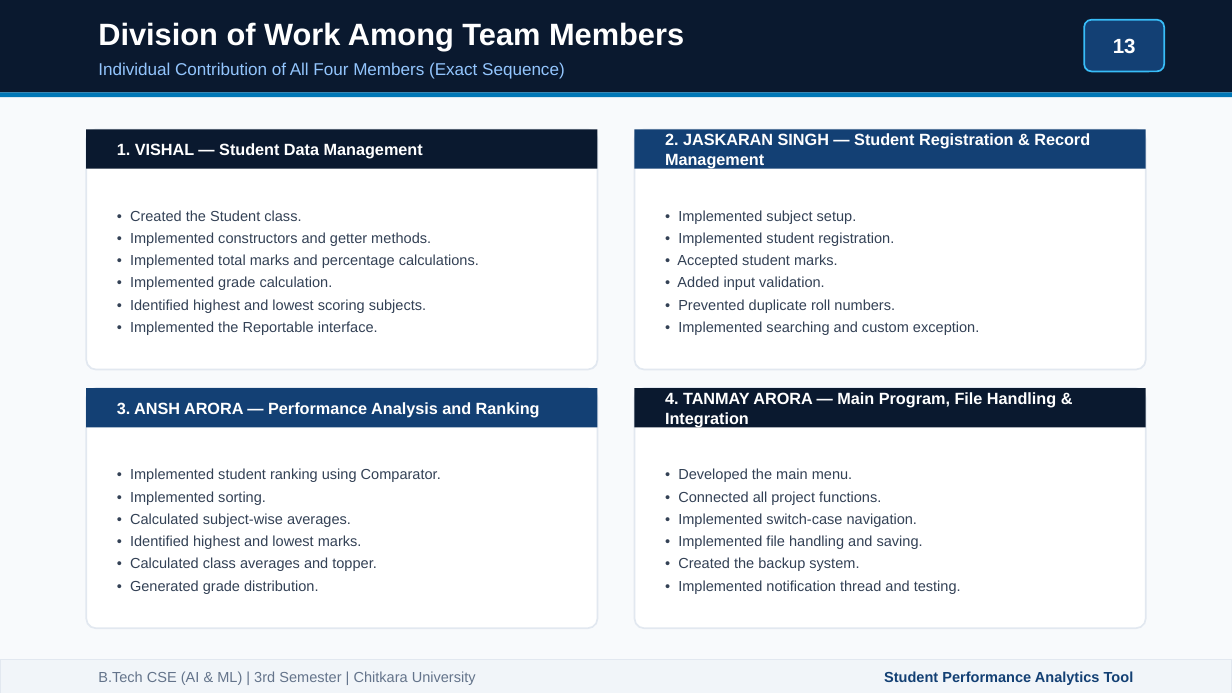
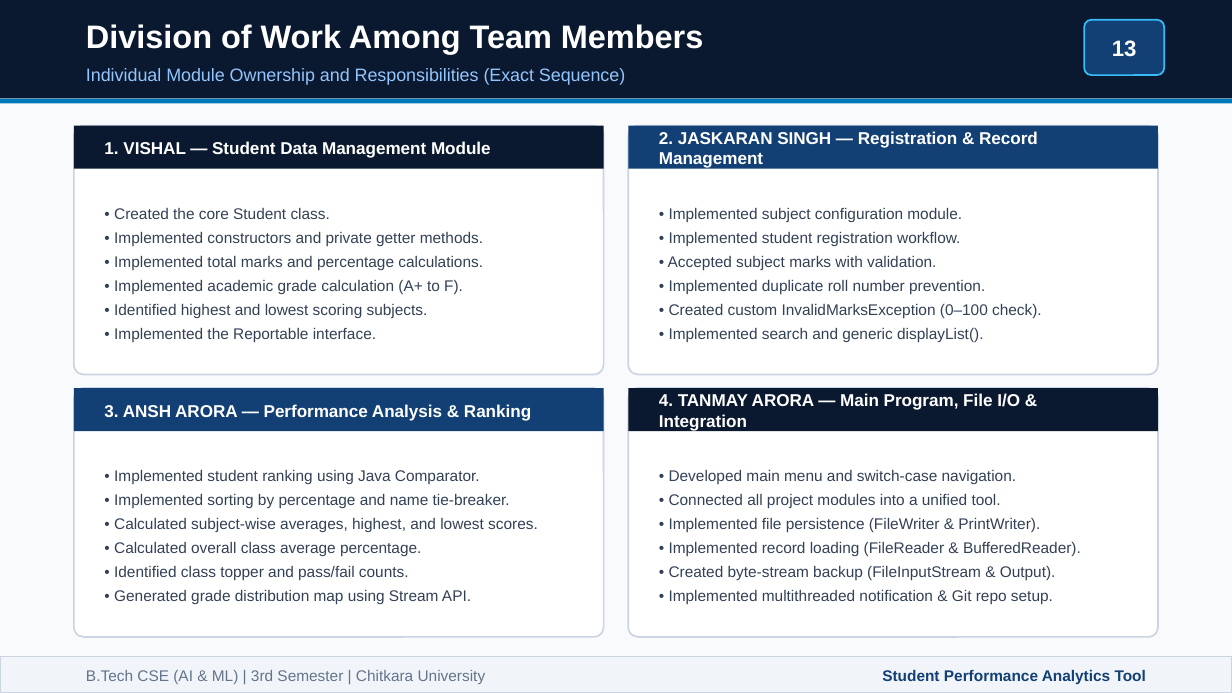
Before and after one commit to Tanmay-Arora19/java_project_sem3, a slide deck: slide 13 of Student_Performance_Analytics_Presentation.pptx. Drawn at 1232x693 pixels with LibreOffice and Linux fonts; fonts in the diff are those of the drawing. Boxes give left, top, right and bottom in pixels: in the first picture for what was removed or moved away, otherwise in the second. Text is boxed around its words. In the diff, an @@ line names an element or a change of style, - is before the commit and + after.

Commit message:
Enhance font sizes, fill multi-container slides, and refine visual balance

```diff
--- a/Student_Performance_Analytics_Presentation.pptx
+++ b/Student_Performance_Analytics_Presentation.pptx
@@ rectangle: place and size @@
-rectangle at (0, 0, 1232, 92)
+rectangle at (0, 0, 1232, 99)
@@ text "Division of Work Among Team ...": place and size @@
-text "Division of Work Among Team ..." at (98, 22, 684, 51)
+text "Division of Work Among Team ..." at (86, 24, 703, 54)
@@ text "Division of Work Among Team ..." at (86, 24, 703, 54): size 18 to 19 pt @@
@@ text "13" at (1112, 40, 1137, 57): size 12 to 13 pt @@
@@ rounded rectangle: place and size @@
-rounded rectangle at (1084, 20, 1164, 71)
+rounded rectangle at (1084, 20, 1164, 75)
@@ rounded rectangle at (1084, 20, 1164, 75): proportions changed @@
@@ text at (86, 68, 625, 85): text changed; size 10 to 10.5 pt @@
-Individual Contribution of All Four Members (Exact Sequence)
+Individual Module Ownership and Responsibilities (Exact Sequence)
@@ rectangle: place and size @@
-rectangle at (0, 92, 1232, 97)
+rectangle at (0, 99, 1232, 103)
@@ rectangle: place and size @@
-rectangle at (86, 129, 598, 169)
+rectangle at (74, 126, 604, 169)
@@ rounded rectangle: place and size @@
-rounded rectangle at (86, 129, 598, 370)
+rounded rectangle at (74, 126, 604, 375)
@@ text at (104, 141, 491, 158): text changed; size 9.5 to 10 pt @@
-1. VISHAL — Student Data Management
+1. VISHAL — Student Data Management Module
@@ rectangle: place and size @@
-rectangle at (634, 129, 1146, 169)
+rectangle at (628, 126, 1158, 169)
@@ rounded rectangle: place and size @@
-rounded rectangle at (634, 129, 1146, 370)
+rounded rectangle at (628, 126, 1158, 375)
@@ text at (659, 131, 1038, 168): text changed; size 9.5 to 10 pt @@
-2. JASKARAN SINGH — Student Registration & Record Management
+2. JASKARAN SINGH — Registration & Record Management
@@ text "• Created the core Student ...": place and size @@
-text "• Created the core Student ..." at (130, 210, 479, 335)
+text "• Created the core Student ..." at (114, 208, 483, 342)
@@ text at (114, 208, 483, 246): text changed; size 8.5 to 9 pt @@
-• Created the Student class.
-• Implemented constructors and getter methods.
+• Created the core Student class.
+• Implemented constructors and private getter methods.
@@ text at (668, 208, 1042, 342): text changed; size 8.5 to 9 pt @@
-• Implemented subject setup.
-• Implemented student registration.
-• Accepted student marks.
-• Added input validation.
-• Prevented duplicate roll numbers.
-• Implemented searching and custom exception.
+• Implemented subject configuration module.
+• Implemented student registration workflow.
+• Accepted subject marks with validation.
+• Implemented duplicate roll number prevention.
+• Created custom InvalidMarksException (0–100 check).
+• Implemented search and generic displayList().
@@ text at (114, 256, 483, 342): size 8.5 to 9 pt in "• Implemented total marks and percentage calculations.", "• Identified highest and lowest scoring subjects.", "• Implemented the Reportable interface."; line spacing 13pt to 14pt @@
@@ text at (114, 280, 463, 294): text changed; size 8.5 to 9 pt @@
-• Implemented grade calculation.
+• Implemented academic grade calculation (A+ to F).
@@ rectangle: place and size @@
-rectangle at (86, 388, 598, 428)
+rectangle at (74, 388, 604, 431)
@@ outline #E2E8F0 1 pt to #CBD5E1 1 pt; proportions changed in 4 elements at (628, 126, 1158, 375), (74, 126, 604, 375), (628, 388, 1158, 637), (74, 388, 604, 637) @@
@@ rounded rectangle: place and size @@
-rounded rectangle at (86, 388, 598, 628)
+rounded rectangle at (74, 388, 604, 637)
@@ rectangle: place and size @@
-rectangle at (634, 388, 1146, 428)
+rectangle at (628, 388, 1158, 431)
@@ rounded rectangle: place and size @@
-rounded rectangle at (634, 388, 1146, 628)
+rounded rectangle at (628, 388, 1158, 637)
@@ text at (104, 404, 531, 421): text changed; size 9.5 to 10 pt @@
-3. ANSH ARORA — Performance Analysis and Ranking
+3. ANSH ARORA — Performance Analysis & Ranking
@@ text at (659, 393, 1020, 431): text changed; size 9.5 to 10 pt @@
-4. TANMAY ARORA — Main Program, File Handling & Integration
+4. TANMAY ARORA — Main Program, File I/O & Integration
@@ text at (114, 470, 538, 605): text changed; size 8.5 to 9 pt @@
-• Implemented student ranking using Comparator.
-• Implemented sorting.
-• Calculated subject-wise averages.
-• Identified highest and lowest marks.
-• Calculated class averages and topper.
-• Generated grade distribution.
+• Implemented student ranking using Java Comparator.
+• Implemented sorting by percentage and name tie-breaker.
+• Calculated subject-wise averages, highest, and lowest scores.
+• Calculated overall class average percentage.
+• Identified class topper and pass/fail counts.
+• Generated grade distribution map using Stream API.
@@ text at (669, 470, 1081, 604): text changed; size 8.5 to 9 pt @@
-• Developed the main menu.
-• Connected all project functions.
-• Implemented switch-case navigation.
-• Implemented file handling and saving.
-• Created the backup system.
-• Implemented notification thread and testing.
+• Developed main menu and switch-case navigation.
+• Connected all project modules into a unified tool.
+• Implemented file persistence (FileWriter & PrintWriter).
+• Implemented record loading (FileReader & BufferedReader).
+• Created byte-stream backup (FileInputStream & Output).
+• Implemented multithreaded notification & Git repo setup.
@@ rectangle at (0, 657, 1232, 692): outline #E2E8F0 0.5 pt to #CBD5E1 0.5 pt @@
@@ text "B.Tech CSE (AI & ML) ...": place and size @@
-text "B.Tech CSE (AI & ML) ..." at (98, 671, 476, 685)
+text "B.Tech CSE (AI & ML) ..." at (86, 670, 486, 684)
@@ text "B.Tech CSE (AI & ML) ..." at (86, 670, 486, 684): size 8.5 to 9 pt @@
@@ text "Student Performance Analytics Tool" at (882, 669, 1146, 684): size 8.5 to 9 pt @@
```
Also in this commit, not shown: 14 other slides changed, 2 other files.
